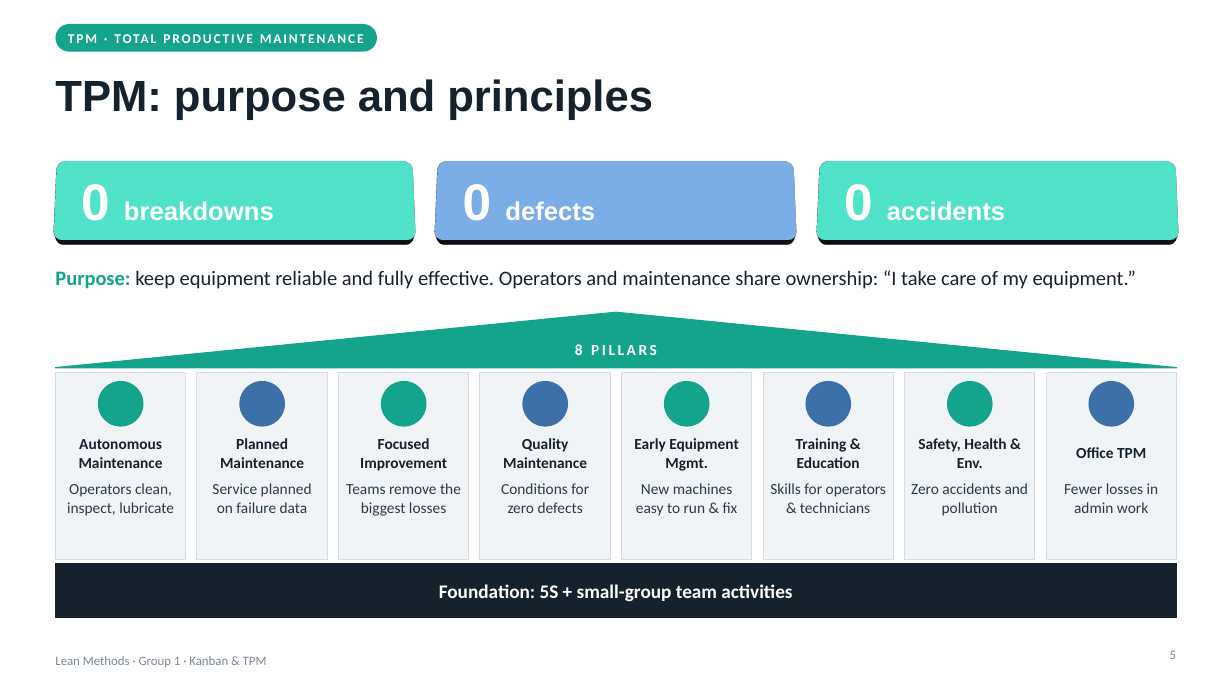
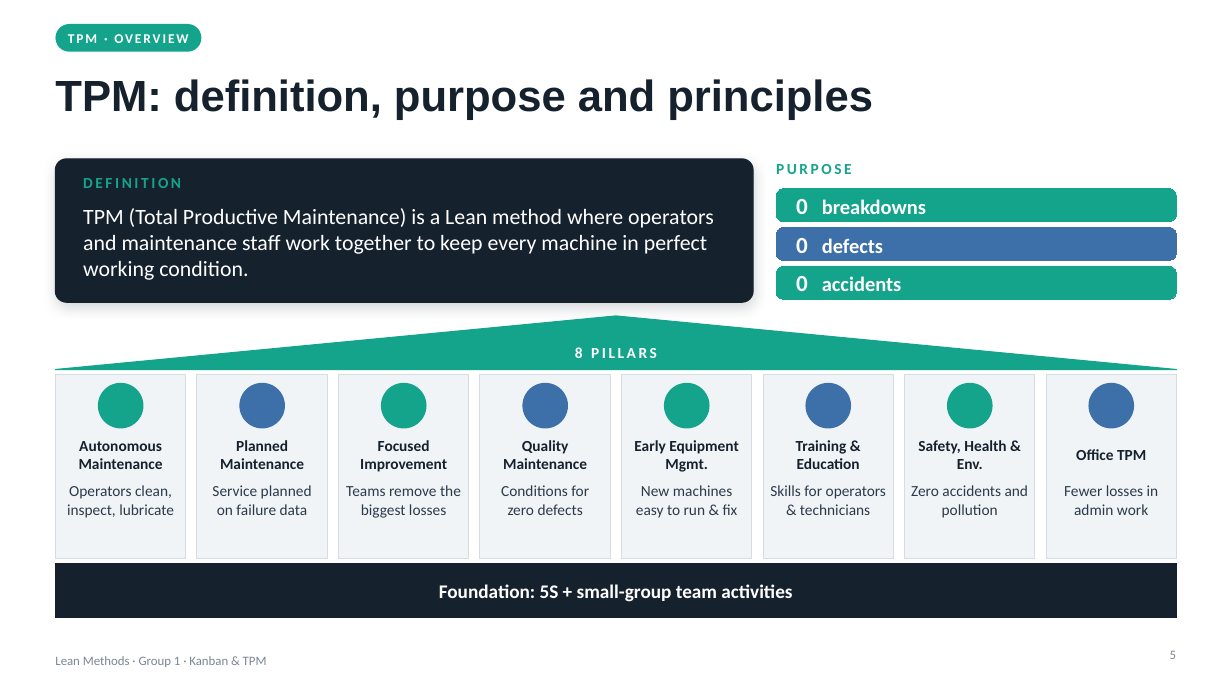
Before and after one commit to djoeeej/djoeeej, a slide deck: slide 5 of lean-methods/Kanban_TPM_Lean_Methods.pptx. Drawn at 1232x693 pixels with LibreOffice and Linux fonts; fonts in the diff are those of the drawing; background and template pictures are left out. Boxes give left, top, right and bottom in pixels: in the first picture for what was removed or moved away, otherwise in the second. Text is boxed around its words. In the diff, an @@ line names an element or a change of style, - is before the commit and + after.

```diff
--- a/lean-methods/Kanban_TPM_Lean_Methods.pptx
+++ b/lean-methods/Kanban_TPM_Lean_Methods.pptx
@@ rounded rectangle removed at bbox=[55, 24, 377, 52] @@
-TPM · TOTAL PRODUCTIVE MAINTENANCE
@@ rounded rectangle added at bbox=[55, 24, 201, 52], fill #14A38B, 10.5 pt, text #FFFFFF, bold @@
+TPM · OVERVIEW
@@ title at bbox=[55, 79, 873, 120]: text changed @@
-TPM: purpose and principles
+TPM: definition, purpose and principles
@@ rounded rectangle added at bbox=[55, 159, 753, 302], fill #16212E, outline #16212E 1 pt @@
@@ text added at bbox=[83, 178, 181, 188], 12 pt, text #14A38B, bold @@
+DEFINITION
@@ text added at bbox=[776, 164, 852, 174], 12 pt, text #14A38B, bold @@
+PURPOSE
@@ text added at bbox=[83, 208, 714, 280], 17 pt, text #FFFFFF @@
+TPM (Total Productive Maintenance) is a Lean method where operators and maintenance staff work together to keep every machine in perfect working condition.
@@ rounded rectangle "0 breakdowns" at bbox=[776, 189, 1177, 222]: size 40 to 18 pt in "0"; size 20 to 16 pt, font Arial to Calibri; proportions changed @@
@@ rounded rectangle "0 breakdowns": place and size @@
-rounded rectangle "0 breakdowns" at bbox=[55, 159, 414, 242]
+rounded rectangle "0 breakdowns" at bbox=[776, 189, 1177, 222]
@@ rounded rectangle "0 defects": place and size @@
-rounded rectangle "0 defects" at bbox=[437, 159, 796, 242]
+rounded rectangle "0 defects" at bbox=[776, 227, 1177, 261]
@@ rounded rectangle "0 defects" at bbox=[776, 227, 1177, 261]: size 40 to 18 pt in "0"; size 20 to 16 pt in "defects"; font Arial to Calibri; proportions changed @@
@@ rounded rectangle "0 accidents": place and size @@
-rounded rectangle "0 accidents" at bbox=[819, 159, 1177, 242]
+rounded rectangle "0 accidents" at bbox=[776, 266, 1177, 299]
@@ rounded rectangle "0 accidents" at bbox=[776, 266, 1177, 299]: size 40 to 18 pt in "0"; size 20 to 16 pt, font Arial to Calibri; proportions changed @@
@@ text removed at bbox=[55, 270, 1136, 289] @@
-Purpose: keep equipment reliable and fully effective. Operators and maintenance share ownership: “I take care of my equipment.”
@@ triangle: place and size @@
-triangle at bbox=[55, 312, 1177, 368]
+triangle at bbox=[55, 316, 1177, 370]
```
Also in this commit, not shown: 1 other slide changed.
